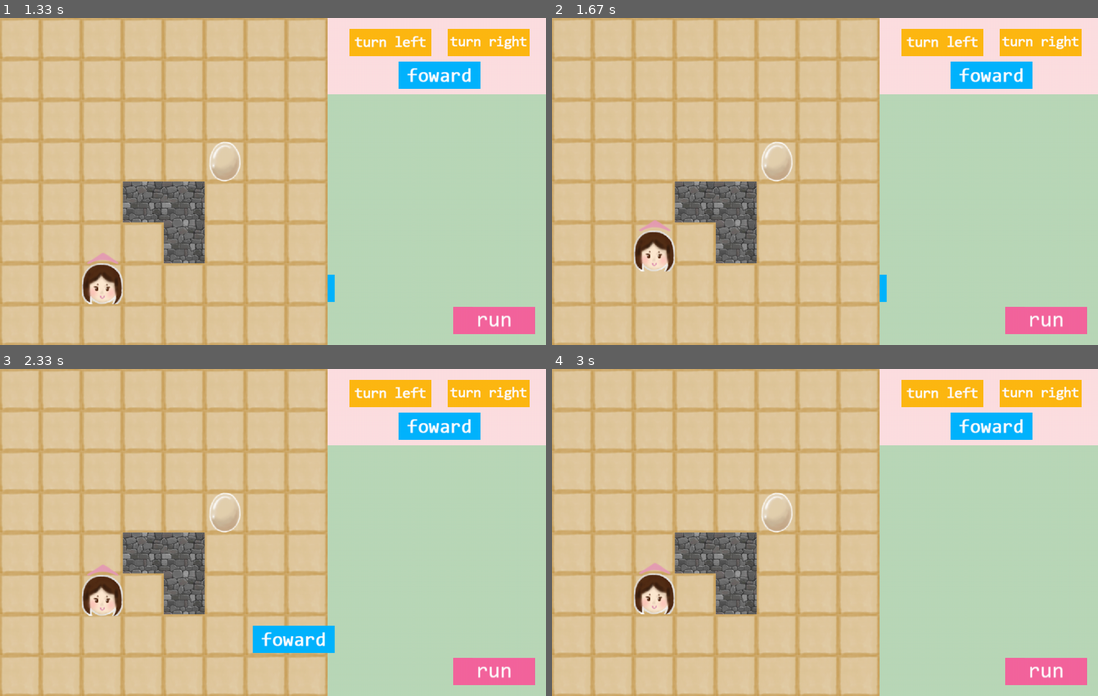
Above: before the commit, frames 1-4 (two rows, left to right).
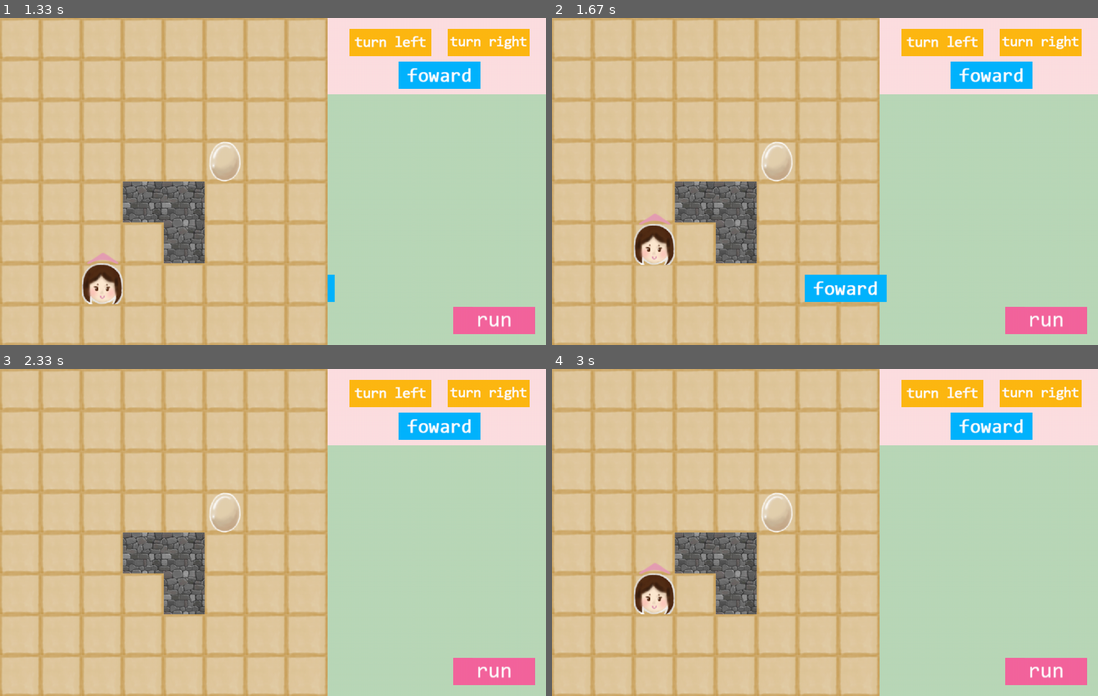
Above: after the commit, the same moments.

Repository: GraceFu/Rescoding
Game: pygame game, started from main.py
Same seed, same stepped clock (60 frames per second), same inputs: the game is played once before the commit and once after it.
Inputs (mouse positions are in pixels of both pictures, inside the frame that each line leads up to):
- Up to frame 1 (1.33 s): press the mouse at (262, 220) at 0.37 s; move the mouse to (185, 178) at 0.47 s; release the mouse at (103, 132) at 0.6 s; press the mouse at (70, 201) at 0.7 s; move the mouse to (70, 194) at 0.8 s; release the mouse at (70, 188) at 0.93 s; press the mouse at (436, 73) at 1.03 s; move the mouse to (365, 181) at 1.13 s; release the mouse at (294, 289) at 1.27 s
- Up to frame 2 (1.67 s): click (1043, 318) at 1.38 s
- Up to frame 3 (2.33 s): no input
- Up to frame 4 (3 s): press the mouse at (1043, 669) at 2.7 s; move the mouse to (1037, 565) at 2.8 s; release the mouse at (1027, 460) at 2.93 s

Frame 1 is identical in both runs. In frame 2, 1.9% of the frame differs, in the area x 15-60%, y 59-87%; in frame 3, 2.1%, in the area x 15-62%, y 59-87%; in frame 4, less than 0.1%.

Commit message:
Add files via upload

Diff:
--- a/MapSection.py
+++ b/MapSection.py
@@ -81,7 +81,7 @@
 """
 class MapSection:
     WINDOW_SIZE = (600, 600)
-    SPEED = 5
+    SPEED = 8
     WAIT_TIME = 300
     CELL_SIZE = 75
 
@@ -353,7 +353,7 @@
         # lose situation, collide on walls
         if (x >= self.size[0] or x < 0 or
             y >= self.size[1] or y < 0 or
-            self.env[x][y] != 0):
+            (self.env[x][y] != 0 and self.env[x][y] != 1)):
             self.loss_bool = True
             self.move_sequence = ["lose"]
             self.collide()
--- a/main.py
+++ b/main.py
@@ -136,20 +136,24 @@
             if game.stage1_clicked:
                 menupage = False
                 stage1_run = True
+                game.stage1_clicked = False
             elif game.stage2_clicked:
                 menupage = False
                 stage2_run = True
+                game.stage2_clicked = False
 
         if stage1_run:
             stage = stageRight(window.screen, 1)
             stage.motion()
             menupage = True
             stage1_run = False
+            game.click = False
         elif stage2_run:
             stage = stageRight(window.screen, 2)
             stage.motion()
             menupage = True
             stage2_run = False
+            game.click = False
 
 
 
